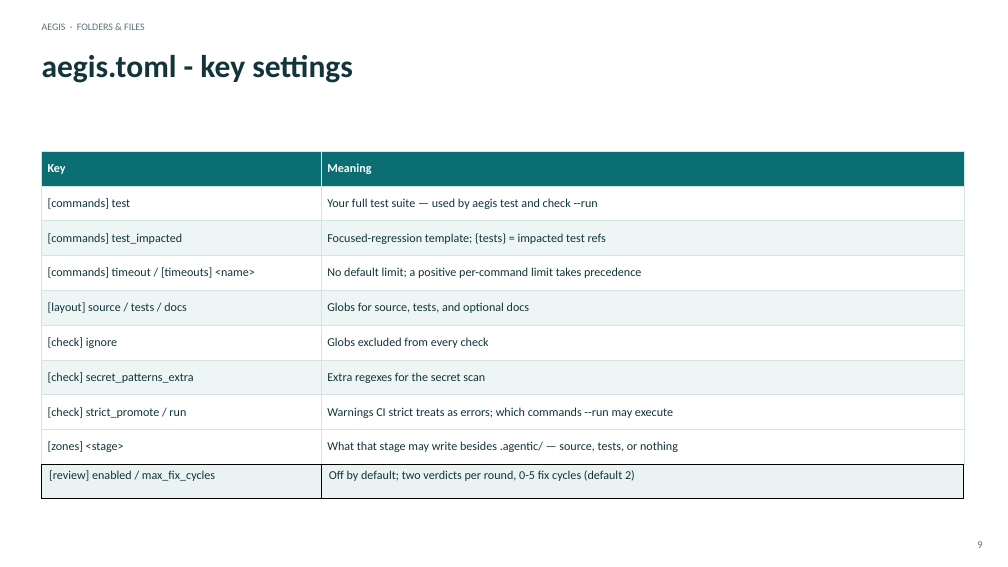
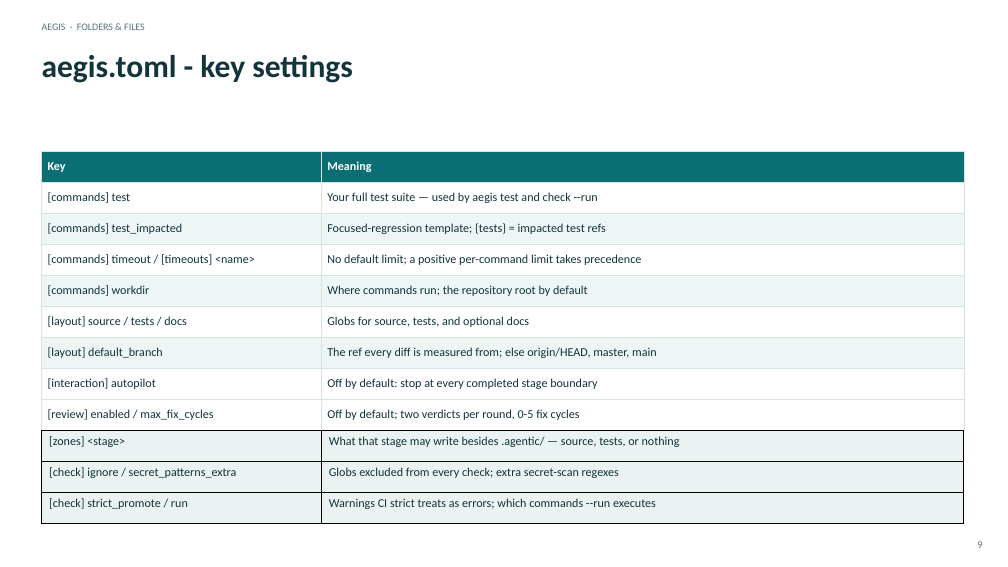
Before and after one commit to DDP-Engineering/Agentic_Engineering_Governance_Integrity_System, a slide deck: slide 9 of 06_SoftwareDocu/02_Folders_and_Files.pptx. Drawn at 1008x567 pixels with LibreOffice and Linux fonts; fonts in the diff are those of the drawing. Boxes give left, top, right and bottom in pixels: in the first picture for what was removed or moved away, otherwise in the second. Text is boxed around its words. In the diff, an @@ line names an element or a change of style, - is before the commit and + after.

```diff
--- a/06_SoftwareDocu/02_Folders_and_Files.pptx
+++ b/06_SoftwareDocu/02_Folders_and_Files.pptx
@@ table at box(42, 151, 964, 523) @@
+row 5: [commands] workdir | Where commands run; the repository root by default
-row 7, column 1: [check] ignore
+row 7, column 1: [layout] default_branch
-row 7, column 2: Globs excluded from every check
+row 7, column 2: The ref every diff is measured from; else origin/HEAD, master, main
-row 8, column 1: [check] secret_patterns_extra
+row 8, column 1: [interaction] autopilot
-row 8, column 2: Extra regexes for the secret scan
+row 8, column 2: Off by default: stop at every completed stage boundary
-row 9, column 1: [check] strict_promote / run
+row 9, column 1: [review] enabled / max_fix_cycles
-row 9, column 2: Warnings CI strict treats as errors; which commands --run may execute
+row 9, column 2: Off by default; two verdicts per round, 0-5 fix cycles
-row 10: [review] enabled / max_fix_cycles | Off by default; two verdicts per round, 0-5 fix cycles (default 2)
+row 11: [check] ignore / secret_patterns_extra | Globs excluded from every check; extra secret-scan regexes
+row 12: [check] strict_promote / run | Warnings CI strict treats as errors; which commands --run executes
```
Also in this commit, not shown: 17 other files.
